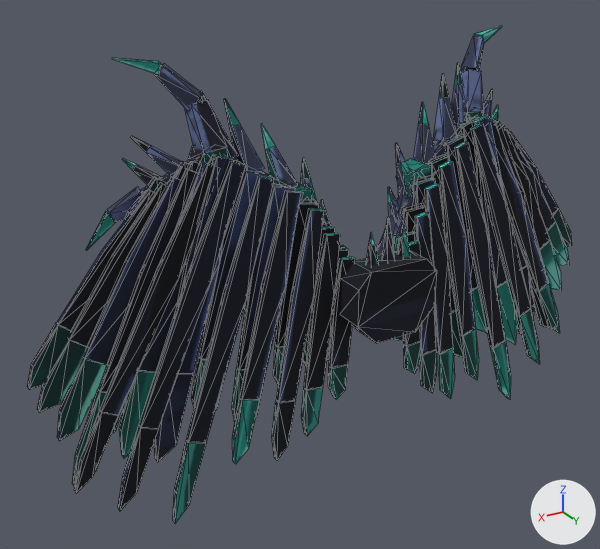
A saved change to the glTF model mas1-arte/alas-avanzadas-v02/AlasAvanzadas_v02.glb.
The view is the same before and after, from a 50 mm camera at (6.79, 8.55, 4.78) aimed at (0.82, -1.41, -0.2). Every picture has the same lights, and +X, +Y and +Z are marked at lower right. The first picture is the older version. Mesh edges are drawn as thin lines. Vertices at exactly the same position are counted once.

The scene before the commit, as lines of its bpy script (objects in view):
```python
me_alasavanzadas = bpy.data.meshes.new('AlasAvanzadas')
me_alasavanzadas.from_pydata(...)  # 1782 vertices, 2868 faces; spans x -5.0..5.0, y -1.88..-0.04, z -3.39..3.15
me_alasavanzadas.materials.append(mat_alasavanzadas)  # picture img_alasavanzadas_paleta_1024
ob_alasavanzadas = bpy.data.objects.new('AlasAvanzadas', me_alasavanzadas)
ob_alasavanzadas.location = (0.0, 0.0, 0.0)
```
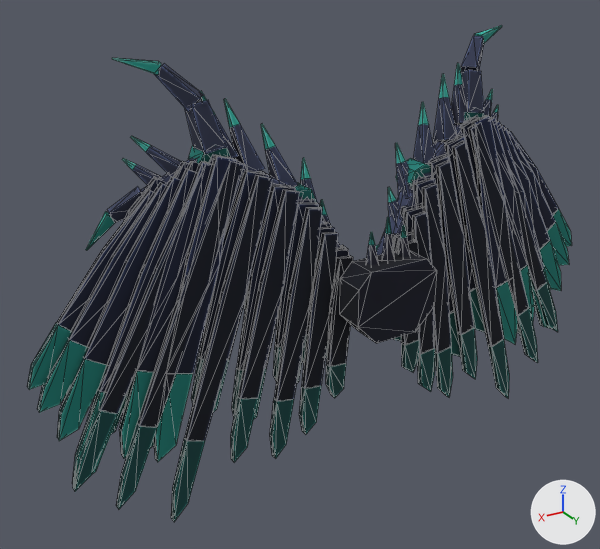
Location of each change, (x1, y1, x2, y2) in pixels of the pictures (600 x 549 px; the box of a moved part takes in the faces that stretch with it):
'AlasAvanzadas', reshaped, surface changed
    before: (27, 26, 572, 523)
    after: (27, 26, 572, 521)
part 1 of me_alasavanzadas, moved or reshaped
    before: (414, 212, 436, 355)
    after: (412, 211, 434, 354)
part 2 of me_alasavanzadas, moved or reshaped
    before: (424, 184, 453, 354)
    after: (422, 183, 451, 353)
part 3 of me_alasavanzadas, moved or reshaped
    before: (438, 161, 475, 336)
    after: (436, 160, 474, 335)
part 4 of me_alasavanzadas, moved or reshaped
    before: (454, 141, 505, 348)
    after: (452, 141, 503, 347)
part 5 of me_alasavanzadas, moved or reshaped
    before: (490, 196, 548, 317)
    after: (490, 195, 546, 316)
part 6 of me_alasavanzadas, moved or reshaped
    before: (470, 119, 538, 313)
    after: (468, 119, 536, 312)
part 7 of me_alasavanzadas, surface changed
    both: (27, 26, 572, 521)

Edits to the bpy script that builds the scene:
```text
Change me_alasavanzadas:
    where me_alasavanzadas.from_pydata(...)  # 1782 vertices, 2868 faces; spans x -5.0..5.0, y -1.88..-0.04, z -3.39..3.15
    used by ob_alasavanzadas; location = (0.0, 0.0, 0.0)
    me_alasavanzadas part 1: the loose piece of 12 vertices spanning x -1.23..-0.68, y -0.61..-0.54, z -1.68..0.73 is moved by (0.0, -0.05, 0.0)
    me_alasavanzadas part 2: the loose piece of 12 vertices spanning x -1.66..-0.9, y -0.68..-0.62, z -1.82..1.12 is moved by (0.0, -0.05, 0.0)
    me_alasavanzadas part 3: the loose piece of 12 vertices spanning x -2.21..-1.22, y -0.77..-0.7, z -1.67..1.4 is moved by (0.0, -0.05, 0.0)
    me_alasavanzadas part 4: the loose piece of 12 vertices spanning x -3.04..-1.58, y -0.86..-0.8, z -2.17..1.64 is moved by (0.0, -0.05, 0.0)
    me_alasavanzadas part 5: 8 of the vertices in x -3.22..-2.54, y -1.05..-0.89, z 0.26..0.54 are moved by (0.0, -0.05, 0.0)
    me_alasavanzadas part 6: 8 of the vertices in x -2.45..-1.96, y -1.05..-0.89, z 1.78..1.87 are moved by (0.0, -0.05, 0.0)
    me_alasavanzadas part 7: texture (UV) coordinates of 2553 of 2868 faces, centred in x -4.97..4.97, y -1.85..-0.04, z -3.31..3.12, changed; they spanned u 0.01..0.99, v 0.01..0.99 and now span u 0.01..0.99, v 0.01..0.99
```
